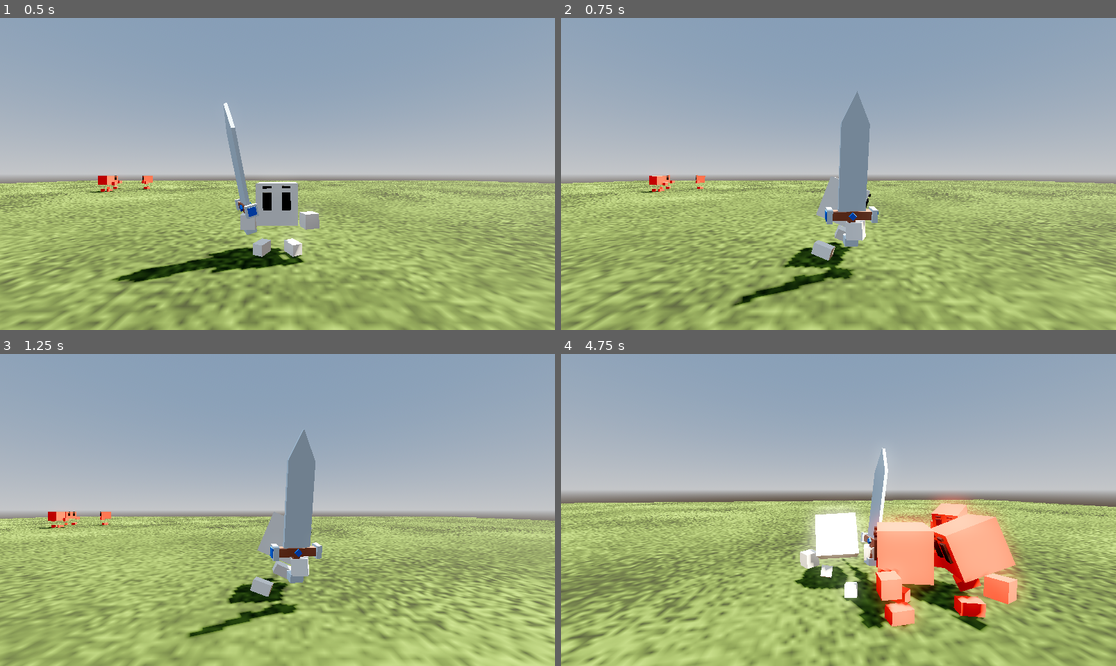
Above: before the commit, frames 1-4 (two rows, left to right).
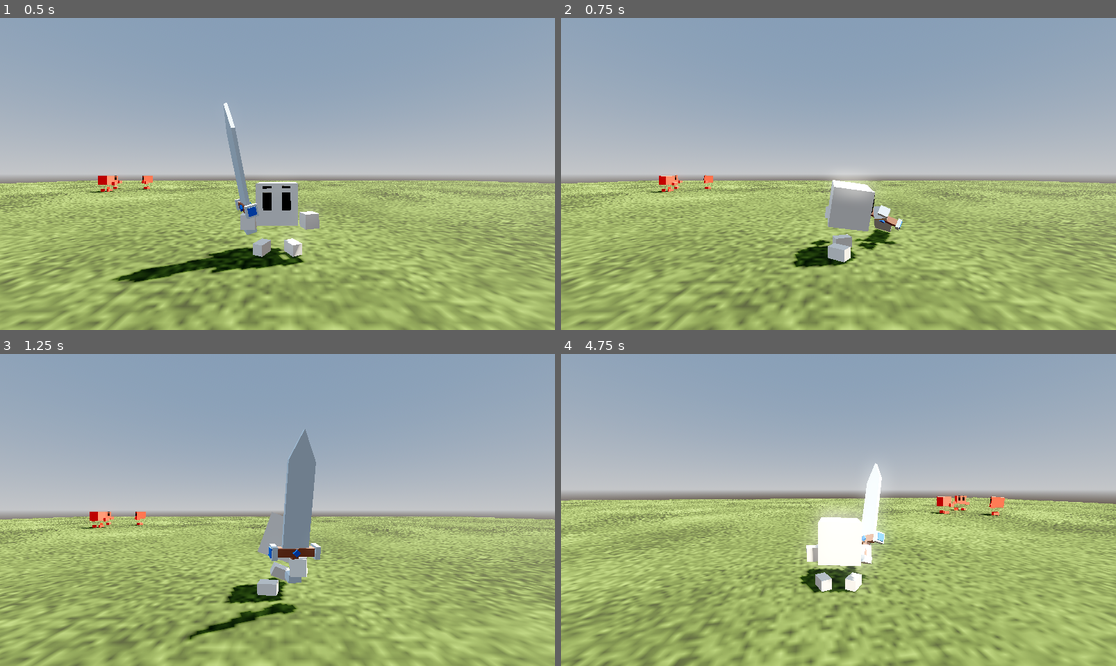
Above: after the commit, the same moments.

Repository: RafaelSPBarbosa/rpg-game-01
Game: Godot game, scene res://scenes/main.tscn
The game is run twice, just before and just after one commit, with the same random seed, the same clock (stepped at 60 frames per second) and the same inputs.
Inputs (mouse positions are in pixels of both pictures, inside the frame that each line leads up to):
- Up to frame 1 (0.5 s): no input
- Up to frame 2 (0.75 s): move the mouse to (960, 158) at 0.52 s; press the mouse at (960, 158) at 0.53 s; hold D (move_right) from 0.53 s (still down)
- Up to frame 3 (1.25 s): keep holding D (move_right)
- Up to frame 4 (4.75 s): move the mouse to (810, 510) at 1.27 s; release D (move_right) at 1.28 s; release the mouse at (810, 510) at 1.28 s; hold W (move_forward) from 1.28 s (still down); click (810, 510) at 1.35 s; move the mouse to (849, 503) at 2.02 s; press the mouse at (849, 503) at 2.03 s; move the mouse to (832, 516) at 2.77 s; release the mouse at (832, 516) at 2.78 s; click (832, 516) at 2.85 s; move the mouse to (877, 513) at 3.52 s; press the mouse at (877, 513) at 3.53 s; move the mouse to (794, 506) at 4.27 s; release the mouse at (794, 506) at 4.28 s; click (794, 506) at 4.35 s

Frame 1 is identical in both runs. In frame 2, 19% of the frame differs, in the area x 0-100%, y 23-100%; in frame 3, 19%; in frame 4, 30%, in the area x 0-100%, y 30-100%.

Commit message:
Fixed lack of response on attack

Diff:
--- a/Prefabs/Enemies/orc.tscn
+++ b/Prefabs/Enemies/orc.tscn
@@ -30,11 +30,20 @@
 script = ExtResource("3_gpi1x")
 
 [node name="Skeleton3D" parent="Body/Skin/character/Armature" index="0"]
-bones/1/rotation = Quaternion(0.00365, -0.107026, 0.0273729, 0.993873)
-bones/10/position = Vector3(0.0144315, 0.000873173, 0.00416008)
-bones/10/rotation = Quaternion(-0.347344, 0.477346, 0.63552, -0.497602)
-bones/12/position = Vector3(-0.014152, 0.000910543, 0.00444092)
-bones/12/rotation = Quaternion(0.400778, 0.513611, 0.604047, 0.45903)
+bones/1/position = Vector3(0, 0.0166553, 0)
+bones/1/rotation = Quaternion(0.021297, 0.0250865, -0.00159746, 0.999457)
+bones/2/position = Vector3(0.00426105, 0.00706382, 0.0106241)
+bones/4/position = Vector3(-0.00426106, 0.00706382, 0.0106241)
+bones/6/position = Vector3(0.00612395, 0.0176079, 0.0106755)
+bones/6/rotation = Quaternion(0.138134, -0.136948, 0.673818, 0.712834)
+bones/8/position = Vector3(-0.00616105, 0.0176079, 0.0106755)
+bones/8/rotation = Quaternion(0.138134, 0.136948, -0.673818, 0.712834)
+bones/10/position = Vector3(0.0146097, 0.000868847, 0.00403023)
+bones/10/rotation = Quaternion(-0.358323, 0.486187, 0.629532, -0.488792)
+bones/12/position = Vector3(-0.0136948, 0.000904271, 0.00473014)
+bones/12/rotation = Quaternion(0.425531, 0.535141, 0.586121, 0.434753)
+bones/14/position = Vector3(6.98492e-11, 0.0204763, 9.31323e-12)
+bones/14/rotation = Quaternion(1.34663e-25, -3.76895e-09, -8.73115e-10, 1)
 
 [node name="Cube" parent="Body/Skin/character/Armature/Skeleton3D" index="0"]
 surface_material_override/0 = ExtResource("4_s5rhj")
--- a/Prefabs/Skins/character.tscn
+++ b/Prefabs/Skins/character.tscn
@@ -48,6 +48,18 @@
 switch_mode = 2
 advance_mode = 2
 
+[sub_resource type="AnimationNodeStateMachineTransition" id="AnimationNodeStateMachineTransition_6dnk5"]
+switch_mode = 2
+advance_mode = 2
+
+[sub_resource type="AnimationNodeStateMachineTransition" id="AnimationNodeStateMachineTransition_yyk3a"]
+switch_mode = 2
+advance_mode = 2
+
+[sub_resource type="AnimationNodeStateMachineTransition" id="AnimationNodeStateMachineTransition_ipit1"]
+
+[sub_resource type="AnimationNodeStateMachineTransition" id="AnimationNodeStateMachineTransition_aap87"]
+
 [sub_resource type="AnimationNodeStateMachine" id="AnimationNodeStateMachine_7a5ye"]
 states/Attack/node = SubResource("AnimationNodeAnimation_y14h8")
 states/Attack/position = Vector2(410, 172)
@@ -58,31 +70,41 @@
 states/Move/node = SubResource("AnimationNodeAnimation_bndk6")
 states/Move/position = Vector2(608, 71)
 "states/Take Damage/node" = SubResource("AnimationNodeAnimation_4r2sn")
-"states/Take Damage/position" = Vector2(579, 167)
+"states/Take Damage/position" = Vector2(638, 178)
 states/Talk/node = SubResource("AnimationNodeAnimation_6dnk5")
 states/Talk/position = Vector2(357, -19)
-transitions = ["Start", "Idle", SubResource("AnimationNodeSt …(436 unchanged characters)… mationNodeStateMachineTransition_4r2sn")]
-graph_offset = Vector2(-234, 7)
+transitions = ["Start", "Idle", SubResource("AnimationNodeSt …(436 unchanged characters)… mationNodeStateMachineTransition_4r2sn"), "Take Damage", "Move", SubResource("AnimationNodeStateMachineTransition_6dnk5"), "Take Damage", "Idle", SubResource("AnimationNodeStateMachineTransition_yyk3a"), "Idle", "Attack", SubResource("AnimationNodeStateMachineTransition_ipit1"), "Move", "Attack", SubResource("AnimationNodeStateMachineTransition_aap87")]
+graph_offset = Vector2(-167, -51)
 
 [node name="character" instance=ExtResource("1_uiwr8")]
 
 [node name="Skeleton3D" parent="Armature" index="0"]
-bones/1/rotation = Quaternion(0.00210101, -0.0206936, 0.00197143, 0.999782)
+bones/1/position = Vector3(-0.000167041, 0.0176732, -0.000255629)
+bones/1/rotation = Quaternion(0.200646, 0.00296669, 0.0144828, 0.979552)
+bones/2/position = Vector3(0.00426105, 0.00706382, 0.0106241)
 bones/2/rotation = Quaternion(0, -0.234415, 0, 0.972137)
+bones/2/scale = Vector3(1, 1, 1)
+bones/4/position = Vector3(-0.00426106, 0.00706382, 0.0106241)
 bones/4/rotation = Quaternion(0, 0.234415, 0, 0.972137)
-bones/6/rotation = Quaternion(0.138134, -0.136948, 0.673818, 0.712834)
+bones/6/position = Vector3(0.0061425, 0.0172339, 0.0106784)
+bones/6/rotation = Quaternion(0.138135, -0.136948, 0.673818, 0.712834)
 bones/6/scale = Vector3(1, 1, 1)
+bones/8/position = Vector3(-0.0061425, 0.0172339, 0.0106784)
+bones/8/rotation = Quaternion(0.138135, 0.136948, -0.673818, 0.712834)
 bones/8/scale = Vector3(1, 1, 1)
-bones/10/position = Vector3(0.0136394, 0.000892053, 0.00473718)
-bones/10/rotation = Quaternion(-0.416086, 0.529017, 0.592747, -0.44234)
+bones/10/position = Vector3(0.0146697, -0.00218119, -0.00357178)
+bones/10/rotation = Quaternion(-0.022325, 0.458949, 0.61114, -0.644496)
 bones/10/scale = Vector3(1, 1, 1)
-bones/12/position = Vector3(-0.0139014, 0.000907105, 0.00459946)
-bones/12/rotation = Quaternion(0.363425, 0.48007, 0.628222, 0.492739)
+bones/12/position = Vector3(-0.0135206, 0.00362969, 0.00943133)
+bones/12/rotation = Quaternion(0.301875, 0.645147, 0.461753, 0.528621)
 bones/12/scale = Vector3(1, 1, 1)
-bones/14/rotation = Quaternion(1.34663e-25, -3.76895e-09, -8.73115e-10, 1)
-bones/16/rotation = Quaternion(-0.172955, 0.534022, 0.682616, -0.467914)
+bones/14/position = Vector3(-6.76911e-18, 0.0204763, 0)
+bones/14/rotation = Quaternion(0, 7.10543e-15, -2.11758e-22, 1)
+bones/16/position = Vector3(0.0066584, 0.00246035, 0.00794698)
+bones/16/rotation = Quaternion(-0.272002, 0.731546, 0.510097, -0.361463)
 bones/16/scale = Vector3(1, 1, 1)
-bones/18/rotation = Quaternion(0.172955, 0.534022, 0.682616, 0.467914)
+bones/18/position = Vector3(-0.00675229, 0.0105687, -0.00511718)
+bones/18/rotation = Quaternion(0.419888, 0.41553, 0.703808, 0.394567)
 bones/18/scale = Vector3(1, 1, 1)
 
 [node name="AnimationTree" type="AnimationTree" parent="." index="2"]
--- a/Scripts/Player/PlayerCombat.gd
+++ b/Scripts/Player/PlayerCombat.gd
@@ -10,6 +10,9 @@
 
 var hittable_enemy_list = []
 
+@onready var attack_timer : Timer = $AttackTimer
+var end_of_attack_delay:= 0
+
 #sounds
 @onready var sword_swing_sound = $"../../../SwordSwingSound"
 
@@ -19,15 +22,19 @@
 		return
 
 	if event.is_action_pressed("attack"):
-		if is_on_cooldown == false:
+		print("trying to attack")
+		if end_of_attack_delay < Time.get_ticks_msec():
+			print("Starting Attack")
+			end_of_attack_delay = Time.get_ticks_msec() + attack_cooldown * 1000
 			character.attack()
 			is_on_cooldown = true
-			await get_tree().create_timer(0.1).timeout
-			if character.state_machine.get_current_node() == "Attack":
-				cause_damage();
-				sword_swing_sound.play()
-			await get_tree().create_timer(attack_cooldown).timeout
-			is_on_cooldown = false
+			attack_timer.start()
+			await attack_timer.timeout
+			#if character.state_machine.get_current_node() == "Attack":
+			print("attacked")
+			cause_damage();
+			sword_swing_sound.play()
+
 
 func cause_damage():
 	for i in hittable_enemy_list:
--- a/Scripts/character_skin.gd
+++ b/Scripts/character_skin.gd
@@ -11,7 +11,7 @@
 	state_machine.travel("Move")
 
 func attack():
-	state_machine.travel("Attack")
+	state_machine.start("Attack")
 
 func take_damage():
 	state_machine.travel("Take Damage")
--- a/scenes/main.tscn
+++ b/scenes/main.tscn
@@ -127,14 +127,23 @@
 script = ExtResource("7_o6xl0")
 
 [node name="Skeleton3D" parent="Player/Body/Skin/character/Armature" index="0"]
-bones/1/rotation = Quaternion(0.0180284, -0.0656648, 0.014014, 0.99758)
-bones/10/position = Vector3(0.0140295, 0.000882828, 0.00445292)
-bones/10/rotation = Quaternion(-0.394079, 0.512197, 0.607553, -0.461773)
-bones/12/position = Vector3(-0.0140457, 0.000909084, 0.00450821)
-bones/12/rotation = Quaternion(0.373419, 0.488769, 0.622021, 0.484512)
+bones/1/position = Vector3(0, 0.0166553, 0)
+bones/1/rotation = Quaternion(0.0313478, 0.0888196, -0.01988, 0.995356)
+bones/2/position = Vector3(0.00426105, 0.00706382, 0.0106241)
+bones/4/position = Vector3(-0.00426106, 0.00706382, 0.0106241)
+bones/6/position = Vector3(0.00612395, 0.0176079, 0.0106755)
+bones/6/rotation = Quaternion(0.138134, -0.136948, 0.673818, 0.712834)
+bones/8/position = Vector3(-0.00616105, 0.0176079, 0.0106755)
+bones/8/rotation = Quaternion(0.138134, 0.136948, -0.673818, 0.712834)
+bones/10/position = Vector3(0.0138955, 0.000886183, 0.00455056)
+bones/10/rotation = Quaternion(-0.4042, 0.521133, 0.601053, -0.451418)
+bones/12/position = Vector3(-0.013517, 0.000901832, 0.00484266)
+bones/12/rotation = Quaternion(0.425426, 0.535607, 0.586131, 0.434268)
+bones/14/position = Vector3(6.98492e-11, 0.0204763, 9.31323e-12)
+bones/14/rotation = Quaternion(1.34663e-25, -3.76895e-09, -8.73115e-10, 1)
 
 [node name="BoneAttachment3D" type="BoneAttachment3D" parent="Player/Body/Skin/character/Armature/Skeleton3D" index="1"]
-transform = Transform3D(-0.277509, -0.360559, 0.890498, 0.00905724, -0.927844, -0.372858, 0.96068, -0.0954058, 0.26075, -0.0145349, -0.00265018, 0.0170335)
+transform = Transform3D(-0.207087, 0.120422, 0.970883, -0.13617, -0.986283, 0.0932872, 0.968799, -0.112887, 0.220644, -0.0124021, -0.00721667, 0.017695)
 bone_name = "Hand.R"
 bone_idx = 12
 
@@ -158,6 +167,10 @@
 mesh = SubResource("BoxMesh_sgp6g")
 skeleton = NodePath("../..")
 
+[node name="AttackTimer" type="Timer" parent="Player/Body/Skin/character/PlayerCombat"]
+wait_time = 0.1
+one_shot = true
+
 [node name="SwordSwingSound" type="AudioStreamPlayer3D" parent="Player/Body"]
 stream = ExtResource("10_eb6dy")
 volume_db = -30.0
Not shown: 1 places in Prefabs/Skins/character.tscn that only renumber resources
